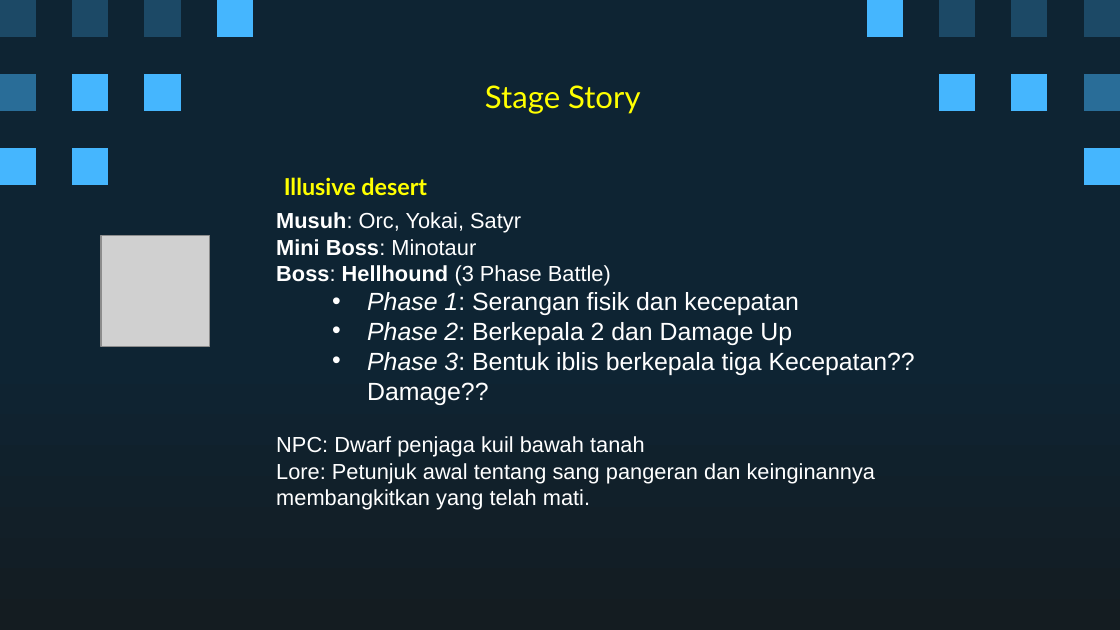
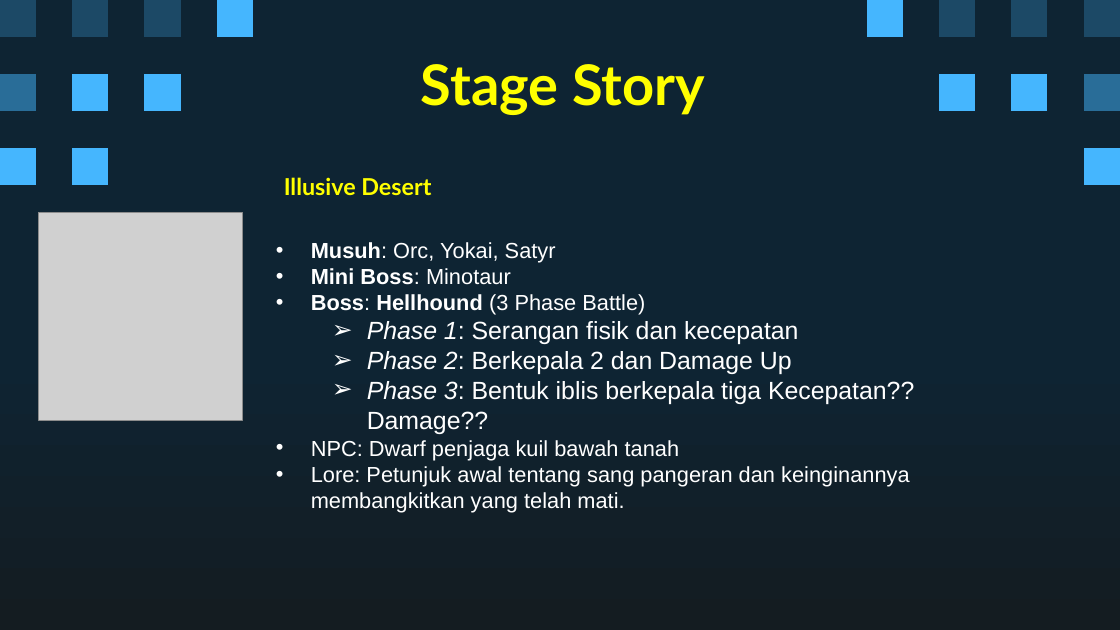
Before and after one commit to Ricardhad/gameProgProject, a slide deck: slide 17 of Super Pixel Vintage Gaming by Slidesgo.pptx. Drawn at 1120x630 pixels with LibreOffice and Linux fonts; fonts in the diff are those of the drawing; grey boxes stand for pictures. Boxes give left, top, right and bottom in pixels: in the first picture for what was removed or moved away, otherwise in the second. Text is boxed around its words. In the diff, an @@ line names an element or a change of style, - is before the commit and + after.

```diff
--- a/Super Pixel Vintage Gaming by Slidesgo.pptx
+++ b/Super Pixel Vintage Gaming by Slidesgo.pptx
@@ title "Stage Story": place and size @@
-title "Stage Story" at <box>485,85,640,114</box>
+title "Stage Story" at <box>421,64,705,115</box>
@@ title "Stage Story" at <box>421,64,705,115</box>: size 20 to 36 pt, bold on @@
@@ title at <box>284,177,431,195</box>: text changed @@
-Illusive desert
+Illusive Desert
@@ picture: place and size @@
-picture at <box>101,236,209,347</box>
+picture at <box>39,213,243,420</box>
@@ subtitle "Musuh: Orc, Yokai, Satyr": place and size @@
-subtitle "Musuh: Orc, Yokai, Satyr" at <box>276,212,915,510</box>
+subtitle "Musuh: Orc, Yokai, Satyr" at <box>311,242,914,513</box>
@@ subtitle "Musuh: Orc, Yokai, Satyr" at <box>311,242,914,513</box>: bullet none to •; bullet • to ➢ @@
```
Also in this commit, not shown: 8 other slides changed, 3 slides added, 3 slides removed.
